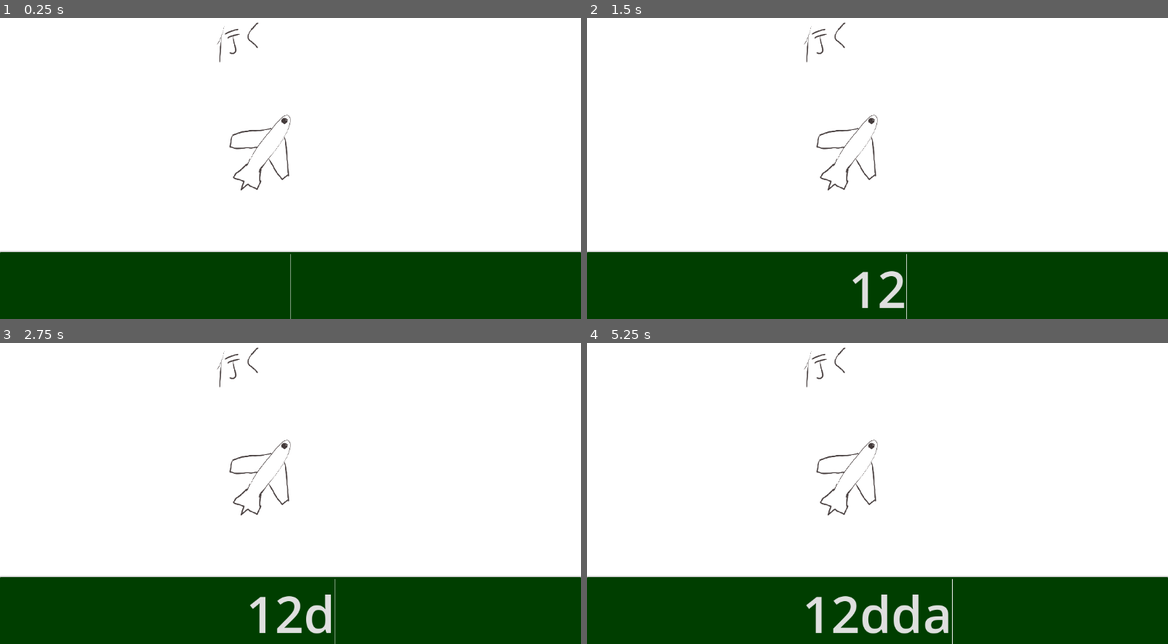
Above: before the commit, frames 1-4 (two rows, left to right).
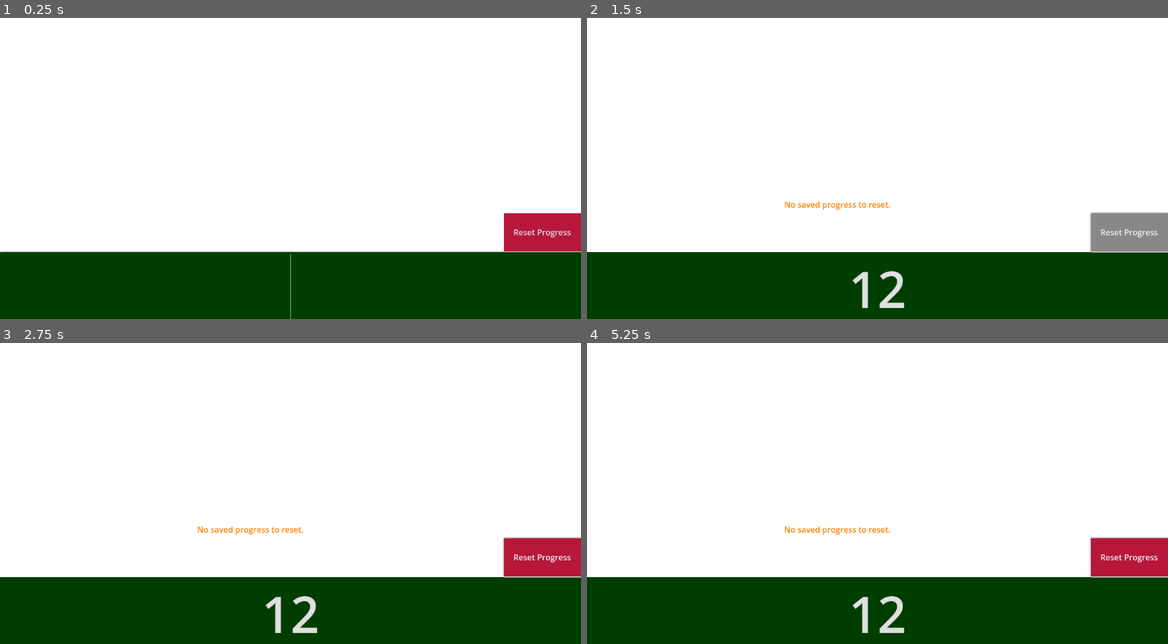
Above: after the commit, the same moments.

Repository: injust90/chatbot
Game: Godot game, scene res://Scenes/FlashCard.tscn
The game is run twice, just before and just after one commit, with the same random seed, the same clock (stepped at 60 frames per second) and the same inputs. This scene is started directly instead of the project's main scene.
Inputs (mouse positions are in pixels of both pictures, inside the frame that each line leads up to):
- Up to frame 1 (0.25 s): no input
- Up to frame 2 (1.5 s): click (877, 288) at 0.52 s; type "12" at 0.6 s; click (1127, 231) at 1.25 s, where only the run after the commit has a clickable "Reset Progress"
- Up to frame 3 (2.75 s): move the mouse to (418, 463) at 2.02 s; hold D (right) from 2.03 s (still down); click (418, 463) at 2.17 s
- Up to frame 4 (5.25 s): release D (right) at 2.75 s; drag from (761, 496) to (848, 544) at 2.77 s; move the mouse to (935, 409) at 3.52 s; hold D (right) 3.53-4.25 s; drag from (848, 544) to (703, 433) at 4.27 s; move the mouse to (1051, 529) at 5.02 s; hold A (left) from 5.03 s (still down)

The runs differ from the first frame. In frame 1, 2.1% of the frame differs, in the area x 37-100%, y 1-78%; in frame 2, 2.9%; in frame 3, 3.8%; in frame 4, 4.2%, in the area x 0-100%, y 1-100%.

Commit message:
Quality of life updates: card will not show if answered previously, created a finished screen

Diff:
--- a/CardAnswer.gd
+++ /dev/null
@@ -1,17 +0,0 @@
-extends Resource
-
-class_name CardAnswer
-
-signal card_answered
-
-@export var answered_card: bool
-
-var current_value = false
-func reset():
-	current_value = true
-
-func card_flipped():
-	if answered:
-		current_value = true
-	else:
-		current_value = false
--- a/Scenes/FlashCard.tscn
+++ b/Scenes/FlashCard.tscn
@@ -1,9 +1,12 @@
-[gd_scene load_steps=3 format=3 uid="uid://dndop6bo6puss"]
+[gd_scene load_steps=4 format=3 uid="uid://dndop6bo6puss"]
 
 [ext_resource type="Script" uid="uid://bfqrjd4x1yukf" path="res://Scenes/flash_card.gd" id="1_c0pwt"]
 
 [sub_resource type="StyleBoxFlat" id="StyleBoxFlat_c0pwt"]
 bg_color = Color(0, 0.24328762, 0, 1)
+
+[sub_resource type="StyleBoxFlat" id="StyleBoxFlat_rwhx2"]
+bg_color = Color(0.7126365, 0.09111252, 0.22868687, 1)
 
 [node name="FlashCard" type="Node2D"]
 script = ExtResource("1_c0pwt")
@@ -30,3 +33,20 @@
 offset_right = 758.0
 offset_bottom = 516.0
 theme_override_colors/font_color = Color(0, 0, 0, 1)
+
+[node name="ResetButton" type="Button" parent="."]
+offset_left = 999.0
+offset_top = 438.0
+offset_right = 1153.0
+offset_bottom = 514.0
+theme_override_styles/normal = SubResource("StyleBoxFlat_rwhx2")
+text = "Reset Progress"
+
+[node name="FinishScreen" type="Label" parent="."]
+offset_left = 234.0
+offset_top = 140.0
+offset_right = 860.0
+offset_bottom = 405.0
+theme_override_colors/font_color = Color(0, 0, 0, 1)
+
+[connection signal="pressed" from="ResetButton" to="." method="_on_reset_button_pressed"]
--- a/Scenes/flash_card.gd
+++ b/Scenes/flash_card.gd
@@ -3,6 +3,7 @@
 @onready var image_display = $TextureRect
 @onready var input_field = $LineEdit
 @onready var feedback_label = $Label
+@onready var finish_screen = $FinishScreen
 
 var current_word = ""
 var flashcards = [
@@ -18,45 +19,74 @@
 	#{"image": "res://Art/こ.png", "word": "こ"},
 	#{"image": "res://Art/なか.png", "word": "なか"},
 	#{"image": "res://Art/ほん.png", "word": "ほん"},
-	#{"image": "res://Art/みえる.png", "word": "みえる"},
-	#{"image": "res://Art/くに.png", "word": "くに"},
-	#{"image": "res://Art/うえ.png", "word": "うえ"},
-	{"image": "res://Art/いく.png", "word": "いく"},
-	{"image": "res://Art/ちゅうがくせい.png", "word": "ちゅうがくせい"},
-	{"image": "res://Art/ぶん.png", "word": "ぶん"}
+	#{"image": "res://Art/いく.png", "word": "いく"},
+	#{"image": "res://Art/ちゅうがくせい.png", "word": "ちゅうがくせい"},
+	#{"image": "res://Art/ぶん.png", "word": "ぶん"},
+	#{"image": "res://Art/てんき.png", "word": "てんき"},
+	{"image": "res://Art/じゅう.png", "word": "じゅう"},
+	{"image": "res://Art/じかん.png", "word": "じかん"},
+	{"image": "res://Art/に.png", "word": "に"}
 ]
+
+var progress = {}
+var save_path = "user://progress.save"
 
 var tries = 0
 var index = 0
 var busy = false  # prevents multiple submits while feedback shows
 
 func _ready():
-	load_flashcard(index)
+	load_progress()
+	if progress.has(current_word) && progress[current_word] == false:
+		load_flashcard(index)
+	debug_save()
 	input_field.call_deferred("grab_focus")
 	input_field.connect("text_submitted", Callable(self, "_on_text_submitted"))
 	input_field.connect("focus_exited", Callable(self, "_refocus_lineedit"))
 
+func save_progress():
+	var file = FileAccess.open(save_path, FileAccess.WRITE)
+	if file:
+		file.store_var(progress)
+		file.close()
+		print("Progress saved!")
+
+func load_progress():
+	if FileAccess.file_exists(save_path):
+		var file = FileAccess.open(save_path, FileAccess.READ)
+		progress = file.get_var()
+		file.close()
+		print("Progress loaded: ", progress)
+	else:
+		progress = {}
+
 func load_flashcard(i):
-	input_field.keep_editing_on_text_submit = true
-	var data = flashcards[i]
-	image_display.texture = load(data["image"])
-	current_word = data["word"]
-	input_field.text = ""
-	feedback_label.text = ""
-	busy = false
+	var data
+	input_field.keep_editing_on_text_submit = true # keeps focus in window
+	if i < flashcards.size():
+		data = flashcards[i]
+		image_display.texture = load(data["image"])
+		current_word = data["word"]
+		input_field.text = ""
+		feedback_label.text = ""
+		busy = false
+	else:
+		image_display.texture = null
+		finish_screen.text = "Finished!"
+		input_field.text = ""
+		feedback_label.text = ""
 
 func _on_text_submitted(text: String):
-	#if busy:
-		#return  # ignore input while waiting
-	#busy = true
-
 	if text == current_word:
+		index += 1
+		progress[current_word] = true # mark as completed
+		save_progress() #save to file
 		feedback_label.text = "✅ Correct!"
 		feedback_label.add_theme_color_override("font_color", Color(0, 1, 0))  # green
-		index = (index + 1) % flashcards.size()
 		await get_tree().create_timer(0.6).timeout  # short delay to show feedback
 		load_flashcard(index)
-		tries = 0
+		tries = 0 # tries before hint system kicks in
+
 	else:
 		input_field.clear()
 		feedback_label.text = "❌ Try again!"
@@ -68,3 +98,26 @@
 
 	if tries == 3:
 		input_field.text = flashcards[index]["word"]
+
+func debug_save():
+	if FileAccess.file_exists(save_path):
+		var file = FileAccess.open(save_path, FileAccess.READ)
+		var data = file.get_var()
+		file.close()
+		print("🧠 Save contents:", data)
+	else:
+		print("⚠️ No save file found at:", ProjectSettings.globalize_path(save_path))
+
+
+func _on_reset_button_pressed() -> void:
+	if FileAccess.file_exists(save_path):
+		DirAccess.remove_absolute(ProjectSettings.globalize_path(save_path))
+		progress.clear()
+		index = 0
+		load_flashcard(index)
+		feedback_label.text = "Progress reset!"
+		feedback_label.add_theme_color_override("font_color", Color(1, 0.5, 0))
+
+	else:
+		feedback_label.text = "No saved progress to reset."
+		feedback_label.add_theme_color_override("font_color", Color(1, 0.5, 0))
Binary file added: Art/じかん.png
Binary file added: Art/じゅう.png
Binary file added: Art/てんき.png
Binary file added: Art/に.png
Not shown, removed: CardAnswer.gd.uid
Not shown, added: progress.save
